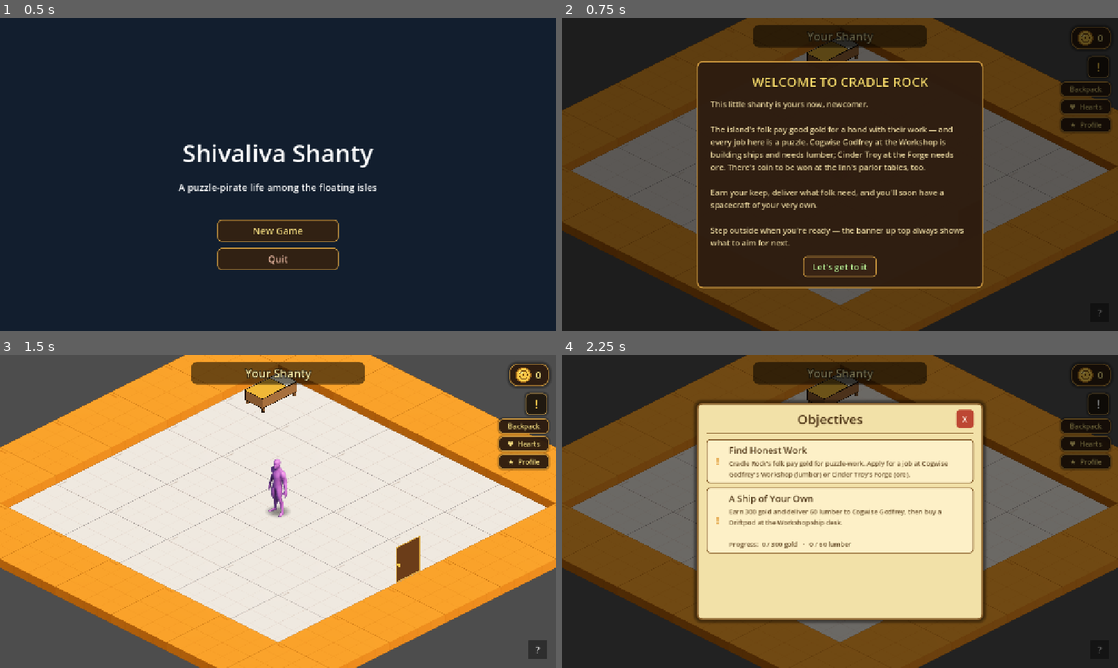
Above: before the commit, frames 1-4 (two rows, left to right).
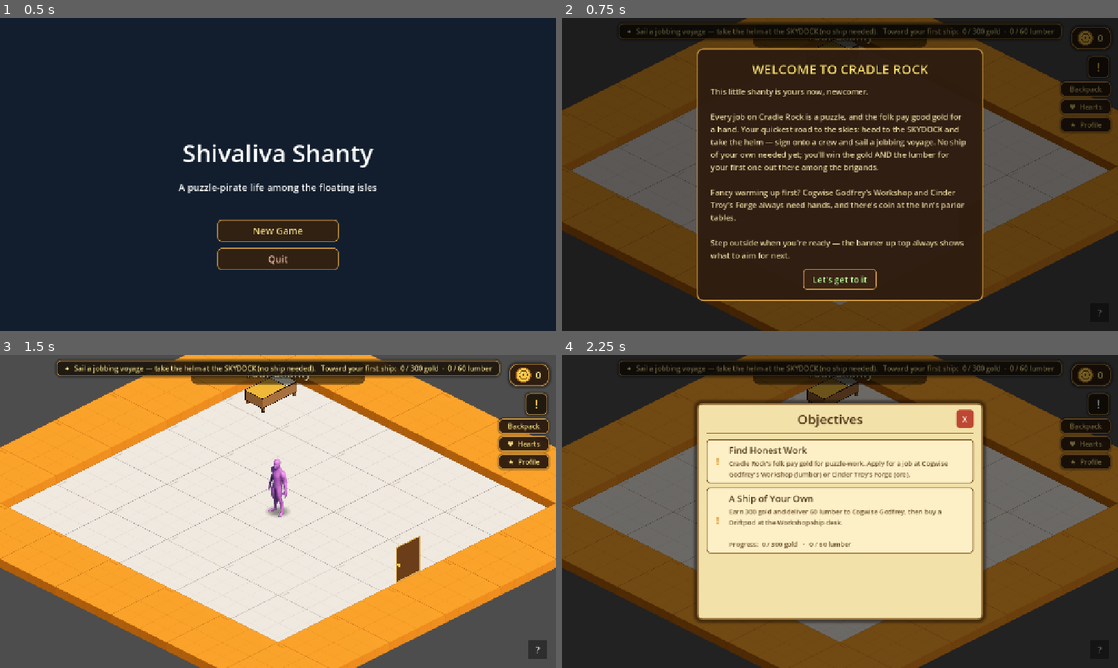
Above: after the commit, the same moments.

Repository: TairoyZone/shivaliva-shanty
Game: Godot game, scene res://main.tscn
Same seed, same stepped clock (60 frames per second), same inputs: the game is played once before the commit and once after it.
Inputs:
- Up to frame 1 (0.5 s): no input
- Up to frame 2 (0.75 s): click "New Game" at 0.5 s
- Up to frame 3 (1.5 s): click "Let's get to it" at 1.25 s
- Up to frame 4 (2.25 s): click "!" at 2 s

Frame 1 is identical in both runs. In frame 2, 13% of the frame differs, in the area x 10-90%, y 1-91%; in frame 3, 4.7%; in frame 4, 3.3%.

Commit message:
feat(mvp): make the voyage loop discoverable + self-funding for the friend playtest
Audit found the loop works mechanically but is undiscoverable. Fixes: objective now points at the Skydock voyage + renders as the promised top banner; intro names the Skydock; Jericho/help point at the helm instead of saying it's locked; a winning pillage now pays gold AND lumber so the voyage alone funds the first ship; a lost run gives a small consolation cut. Also: marked dead voyages/voyage.gd. Includes the autonomy setup (bypass + relaxed build rule). Co-Authored-By: Claude Opus 4.8 <noreply@anthropic.com>

Diff:
--- a/autoloads/player_state.gd
+++ b/autoloads/player_state.gd
@@ -664,16 +664,15 @@
 		return {
 			"text": "You earned your first spacecraft! More of the skies to come.",
 			"done": true}
-	if not hired_at_workshop and not hired_at_forge:
-		return {
-			"text": "Find work — apply at the Workshop (Cogwise Godfrey) or the Forge (Cinder Troy).",
-			"done": false}
 	if total_coins >= FIRST_SHIP_GOLD and godfrey_lumber_stock >= FIRST_SHIP_LUMBER:
 		return {
 			"text": "Buy your first ship — the %s — at the Workshop ship desk." % FIRST_SHIP_NAME,
 			"done": false}
+	# The headline MVP loop: sign onto a jobbing VOYAGE at the Skydock helm — no ship of
+	# your own needed. It pays gold AND the lumber Godfrey needs for your first hull, so a
+	# few good voyages fund the ship outright.
 	return {
-		"text": "Toward your first ship:  %d / %d gold  ·  %d / %d lumber to Godfrey" % [
+		"text": "Sail a jobbing voyage — take the helm at the SKYDOCK (no ship needed).   Toward your first ship:  %d / %d gold  ·  %d / %d lumber" % [
 			mini(total_coins, FIRST_SHIP_GOLD), FIRST_SHIP_GOLD,
 			mini(godfrey_lumber_stock, FIRST_SHIP_LUMBER), FIRST_SHIP_LUMBER],
 		"done": false}
--- a/interface/hud.gd
+++ b/interface/hud.gd
@@ -61,6 +61,12 @@
 ## finishing while invisible.
 var _pending_total : int = -1
 
+## The always-visible OBJECTIVE BANNER (top-centre) + its label — the at-a-glance goal the
+## intro promises. Auto-derived from PlayerState.current_objective(); the Journal (J) keeps
+## the full quest detail.
+var _objective_banner : PanelContainer
+var _objective_label : Label
+
 func _ready() -> void:
 
 	_displayed = PlayerState.total_coins
@@ -82,6 +88,14 @@
 	PlayerState.ships_changed.connect(_refresh_journal)
 	PlayerState.lumber_stock_changed.connect(_refresh_journal)
 	_refresh_journal()
+	# Objective BANNER — the always-on top-of-screen goal the intro promises ("the banner
+	# up top always shows what to aim for"). Auto-derives from current_objective(); refreshes
+	# on the same progress signals as the journal.
+	_build_objective_banner()
+	PlayerState.objective_changed.connect(_refresh_objective_banner)
+	PlayerState.coins_changed.connect(_refresh_objective_banner)
+	PlayerState.ships_changed.connect(_refresh_objective_banner)
+	PlayerState.lumber_stock_changed.connect(_refresh_objective_banner)
 	# Quick-access menu — a YPP-style right-side button column under the
 	# journal that opens the backpack straight to each page, so Bag / Hearts /
 	# Profile are discoverable, not hidden behind hotkeys.
@@ -114,6 +128,58 @@
 			else Color(0.72, 0.72, 0.72, 0.8))
 	if is_instance_valid(_journal_panel):
 		_journal_panel.refresh_if_open()
+
+
+# --- Objective banner (top-centre, always visible) -------------------
+
+# The at-a-glance goal the intro promises. Code-built top-centre pill; auto-derives from
+# PlayerState.current_objective(). The Journal (J) holds the full quest list.
+func _build_objective_banner() -> void:
+
+	var panel : PanelContainer = PanelContainer.new()
+	panel.name = "ObjectiveBanner"
+	panel.anchor_left = 0.5
+	panel.anchor_right = 0.5
+	panel.offset_top = 12.0
+	panel.grow_horizontal = Control.GROW_DIRECTION_BOTH
+	panel.mouse_filter = Control.MOUSE_FILTER_IGNORE
+	var sb : StyleBoxFlat = StyleBoxFlat.new()
+	sb.bg_color = Color(0.12, 0.09, 0.05, 0.86)
+	sb.border_color = Color(0.78, 0.58, 0.24, 0.9)
+	sb.set_border_width_all(2)
+	sb.set_corner_radius_all(10)
+	sb.content_margin_left = 18
+	sb.content_margin_right = 18
+	sb.content_margin_top = 7
+	sb.content_margin_bottom = 7
+	sb.shadow_color = Color(0, 0, 0, 0.4)
+	sb.shadow_size = 5
+	panel.add_theme_stylebox_override("panel", sb)
+	var lbl : Label = Label.new()
+	lbl.add_theme_font_size_override("font_size", 16)
+	lbl.add_theme_color_override("font_outline_color", Color(0, 0, 0, 0.85))
+	lbl.add_theme_constant_override("outline_size", 3)
+	lbl.horizontal_alignment = HORIZONTAL_ALIGNMENT_CENTER
+	lbl.mouse_filter = Control.MOUSE_FILTER_IGNORE
+	panel.add_child(lbl)
+	add_child(panel)
+	# Draw it BENEATH the inventory/journal overlays so an open panel's dim covers it.
+	move_child(panel, _inventory_panel.get_index())
+	_objective_banner = panel
+	_objective_label = lbl
+	_refresh_objective_banner()
+
+
+# Re-derive the headline goal + paint it (green once done). The optional arg lets
+# coins_changed / lumber_stock_changed (which pass an int) bind to this directly.
+func _refresh_objective_banner(_unused = null) -> void:
+
+	if not is_instance_valid(_objective_label):
+		return
+	var obj : Dictionary = PlayerState.current_objective()
+	_objective_label.text = "✦  " + String(obj.get("text", ""))
+	_objective_label.add_theme_color_override("font_color",
+		Color(0.66, 1.0, 0.66, 1.0) if obj.get("done", false) else Color(0.98, 0.90, 0.58, 1.0))
 
 
 # Open / close the Journal. Won't stack over the open backpack, and is
--- a/interface/intro_overlay.gd
+++ b/interface/intro_overlay.gd
@@ -14,14 +14,14 @@
 
 const BODY_TEXT : String = (
 	"This little shanty is yours now, newcomer.\n\n"
-	+ "The island's folk pay good gold for a hand with their work — and every "
-	+ "job here is a puzzle. Cogwise Godfrey at the Workshop is building ships and "
-	+ "needs lumber; Cinder Troy at the Forge needs ore. There's coin to be won at "
-	+ "the Inn's parlor tables, too.\n\n"
-	+ "Earn your keep, deliver what folk need, and you'll soon have a spacecraft of "
-	+ "your very own.\n\n"
-	+ "Step outside when you're ready — the banner up top always shows what to aim "
-	+ "for next.")
+	+ "Every job on Cradle Rock is a puzzle, and the folk pay good gold for a hand. Your "
+	+ "quickest road to the skies: head to the SKYDOCK and take the helm — sign onto a "
+	+ "crew and sail a jobbing voyage. No ship of your own needed yet; you'll win the gold "
+	+ "AND the lumber for your first one out there among the brigands.\n\n"
+	+ "Fancy warming up first? Cogwise Godfrey's Workshop and Cinder Troy's Forge always "
+	+ "need hands, and there's coin at the Inn's parlor tables.\n\n"
+	+ "Step outside when you're ready — the banner up top always shows what to aim for "
+	+ "next.")
 
 
 func _ready() -> void:
--- a/levels/ship_deck/ship_deck.gd
+++ b/levels/ship_deck/ship_deck.gd
@@ -27,6 +27,15 @@
 const BOOTY_PER_LIFT_DIV : int = 6
 const BOOTY_LIFT_BONUS_CAP : int = 100
 const SEED_PER_LIFT_DIV : int = 150
+## A winning pillage ALSO yields looted LUMBER toward your first hull — so the voyage alone
+## funds the ship (gold + lumber), no separate lumberjacking grind required for the MVP goal.
+const BOOTY_LUMBER_BASE : int = 10
+const BOOTY_LUMBER_LIFT_DIV : int = 30
+const BOOTY_LUMBER_CAP : int = 14
+## A LOST run still limps home with a small consolation cut (scaled to Loft lift) so a voyage
+## is never a total zero — a first-timer never feels the whole run was wasted.
+const BOOTY_LOSS_DIV : int = 14
+const BOOTY_LOSS_CAP : int = 24
 const SEED_CAP : int = 3
 
 ## Iso deck grid (tiles) + tile size (2:1, matching the iso Player). Big, so the
@@ -115,10 +124,19 @@
 		var bonus : int = clampi(PlayerState.last_loft_lift / BOOTY_PER_LIFT_DIV, 0, BOOTY_LIFT_BONUS_CAP)
 		var cut : int = BOOTY_BASE + bonus
 		PlayerState.add_coins(cut)
+		@warning_ignore("integer_division")
+		var lumber_cut : int = BOOTY_LUMBER_BASE + clampi(PlayerState.last_loft_lift / BOOTY_LUMBER_LIFT_DIV, 0, BOOTY_LUMBER_CAP)
+		PlayerState.godfrey_lumber_stock += lumber_cut   # setter banks it toward the ship + saves
 		PlayerState.frontier_unlocked = true
-		_say("We sent 'em running! Yer cut o' the booty: %d gold. Take the plank when ye're ready." % cut)
+		_say("We sent 'em running! Yer cut: %d gold and %d lumber for the shipwright. Take the plank when ye're ready." % [cut, lumber_cut])
 	else:
-		_say("They slipped our grapple and ran... no booty this run. Take the plank and we'll limp home.")
+		@warning_ignore("integer_division")
+		var scraps : int = clampi(PlayerState.last_loft_lift / BOOTY_LOSS_DIV, 0, BOOTY_LOSS_CAP)
+		if scraps > 0:
+			PlayerState.add_coins(scraps)
+			_say("They slipped our grapple and ran — but we scraped %d gold from the drift. Take the plank and we'll limp home." % scraps)
+		else:
+			_say("They slipped our grapple and ran, and the drift gave up nothing this run. Take the plank and we'll limp home.")
 
 
 # --- Interactions (self-contained: proximity + E) --------------------
--- a/levels/skydock_interior/skydock_interior.tscn
+++ b/levels/skydock_interior/skydock_interior.tscn
@@ -45,7 +45,7 @@
 [node name="JerichoNpc" parent="YSortNode2D" instance=ExtResource("4_npc")]
 position = Vector2(-16, -120)
 npc_name = "Stormy Jericho"
-dialog_lines = Array[String](["Ships in by dusk, weather willing.", "I've moored vessels in gales that'd peel the paint off you.", "You'll want your own craft before I can send you anywhere worth going."])
+dialog_lines = Array[String](["Ships in by dusk, weather willing.", "I've moored vessels in gales that'd peel the paint off you.", "Take the wheel yonder and sign onto a crew, sailor — no craft of yer own needed yet. Win gold and lumber out there and you'll soon have one."])
 portrait_color = Color(0.5, 0.5, 0.62, 1)
 
 [node name="SkyHelm" parent="YSortNode2D" instance=ExtResource("5_helm")]
@@ -99,6 +99,7 @@
 grow_vertical = 0
 tooltip_text = "The Skydock
 
+• Press E at the ship's wheel to sign onto a crew and sail (no ship needed)
 • Press E near Stormy Jericho to talk
 • Walk to the door to step outside"
 focus_mode = 0
--- a/voyages/voyage.gd
+++ b/voyages/voyage.gd
@@ -1,3 +1,8 @@
+## ⚠️ DEAD / SUPERSEDED 2026-06-03 — NOTHING launches this anymore. The LIVE voyage path is
+## SkyHelm → VoyagesBoard → levels/ship_deck/ship_deck.tscn (which uses `pillage_phase`, not
+## `voyage_phase`, and the Skirmish BOARDING, not the duel). Kept only for reference; do NOT
+## edit this as if it were live, and prefer ship_deck.gd. Safe to delete with voyage.tscn.
+##
 ## A Voyage — the skyfaring core loop (see [[voyage-loop-research]]). Launched from
 ## the Skydock's [SkyHelm]. The loop, as a screen flow that re-enters itself off
 ## [member PlayerState.voyage_phase] each time a station/fight puzzle returns here:
Not shown, changed: .claude/settings.local.json
Not shown, changed: CLAUDE.md
